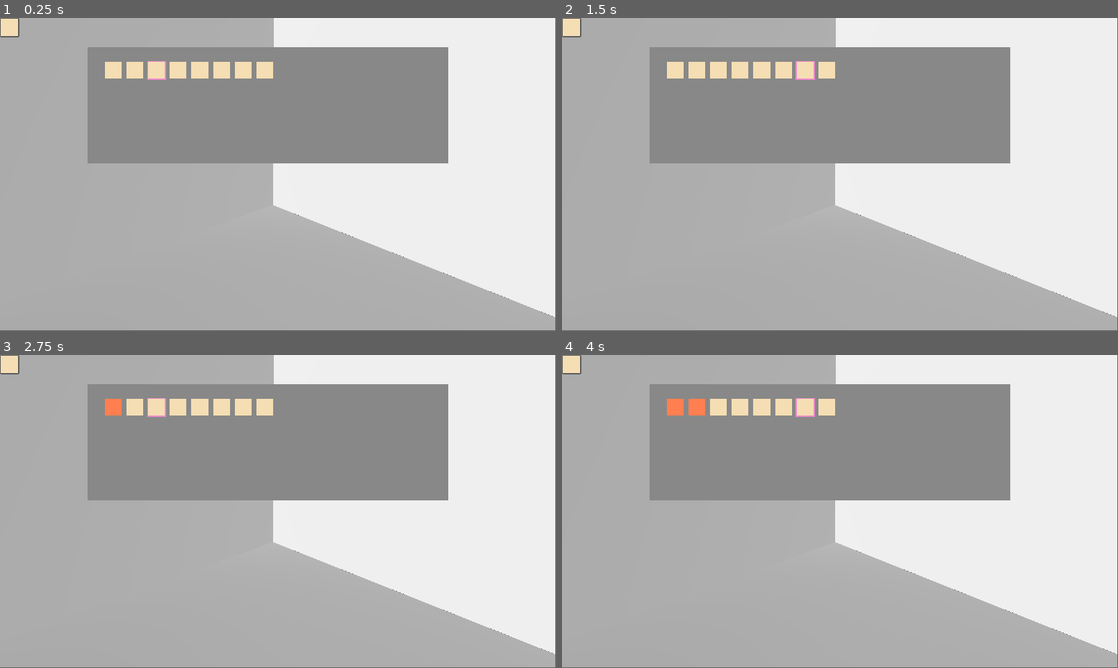
Above: before the commit, frames 1-4 (two rows, left to right).
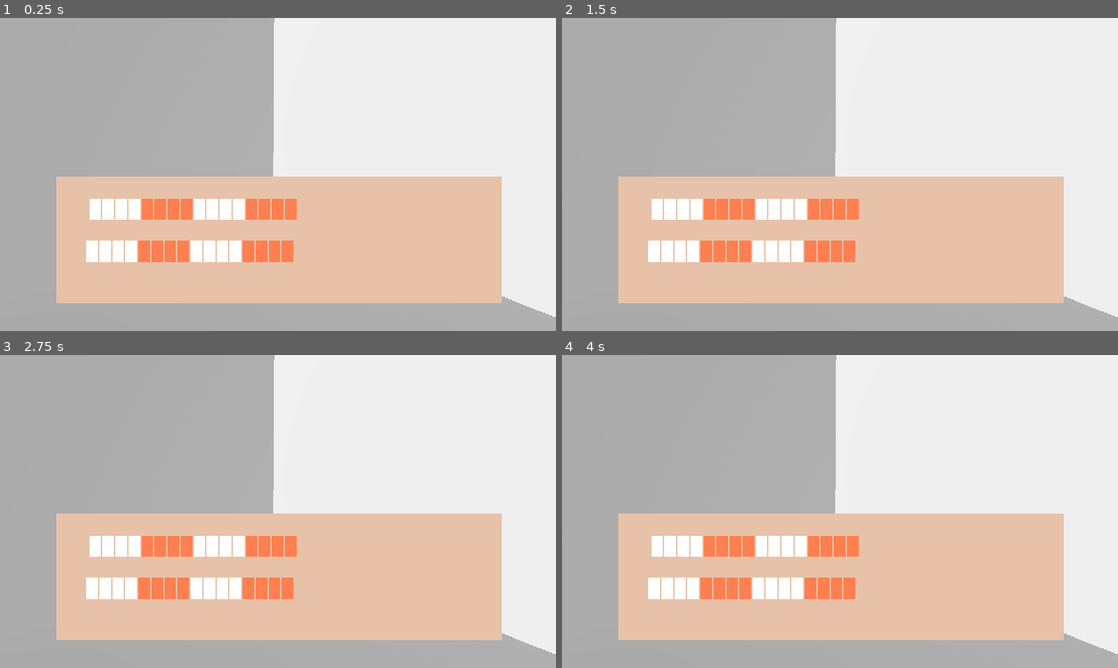
Above: after the commit, the same moments.

Repository: dgshanee/drum-xtreme
Game: Godot game, scene res://setting.tscn
Same seed, same stepped clock (60 frames per second), same inputs: the game is played once before the commit and once after it. The project has no main scene, so this scene is started directly.
Inputs (mouse positions are in pixels of both pictures, inside the frame that each line leads up to):
- Up to frame 1 (0.25 s): no input
- Up to frame 2 (1.5 s): tap Enter at 0.5 s; move the mouse to (667, 61) at 0.52 s; click (667, 61) at 0.67 s; tap Space at 1.25 s; move the mouse to (673, 71) at 1.27 s; click (673, 71) at 1.42 s
- Up to frame 3 (2.75 s): tap Enter at 2 s; move the mouse to (127, 398) at 2.02 s; click (127, 398) at 2.17 s
- Up to frame 4 (4 s): tap Space at 2.75 s; move the mouse to (695, 408) at 2.77 s; click (695, 408) at 2.92 s; tap Enter at 3.5 s; move the mouse to (706, 398) at 3.52 s; click (706, 398) at 3.67 s
In our replay, the window is 799x449 before the commit and 800x450 after it. These sizes can differ from the game's own. Grey fills any space a smaller window leaves; there, only what the larger window draws over its background counts as a difference.

The runs differ from the first frame. In frame 1, 57% of the frame differs, in the area x 0-100%, y 0-100%; in frame 2, 57%; in frame 3, 57%; in frame 4, 57%.

Commit message:
drum machine in beta

Diff:
--- /dev/null
+++ b/Editor.gd
@@ -0,0 +1,19 @@
+extends GridContainer
+
+const Notch = preload("res://Notch.tscn")
+
+@export var bars: int = 4
+
+@export var resource: Resource
+
+@export var arr: Array
+
+func _ready():
+	# draw notches
+	columns = bars * 4
+	for i in bars:
+		for j in range(4):
+			var notch = Notch.instantiate()
+			notch.setup((i + 1) % 2 == 0)
+			add_child(notch)
+			arr.append(notch)
--- /dev/null
+++ b/Editor.tscn
@@ -0,0 +1,13 @@
+[gd_scene load_steps=2 format=3 uid="uid://dhrr2be82k80p"]
+
+[ext_resource type="Script" path="res://editor.gd" id="1_ukudj"]
+
+[node name="Editor" type="GridContainer"]
+offset_left = -1.0
+offset_top = -1.0
+offset_right = 1389.0
+offset_bottom = 187.0
+theme_override_constants/h_separation = 45
+script = ExtResource("1_ukudj")
+bars = null
+arr = null
--- /dev/null
+++ b/Notch.gd
@@ -0,0 +1,27 @@
+extends Panel
+
+@export var active: bool = false
+
+@onready var color: ColorRect = $color
+
+var even: bool
+
+func setup(even_bar: bool):
+	even = even_bar
+
+func _ready():
+	if (even):
+		color.color = Color.CORAL
+	color.connect("gui_input", _on_gui_input)
+
+func _process(_delta: float):
+	if (active):
+		color.color = Color.YELLOW
+	else:
+		color.color = Color.CORAL if even else Color.WHITE
+
+
+func _on_gui_input(event: InputEvent):
+	if event is InputEventMouseButton:
+		if !event.pressed:
+			active = !active
--- a/UI.tscn
+++ b/UI.tscn
@@ -1,7 +1,9 @@
-[gd_scene load_steps=3 format=3 uid="uid://s03bt1njl04r"]
+[gd_scene load_steps=5 format=3 uid="uid://rgkyvd01mp4r"]
 
-[ext_resource type="Script" path="res://drum_roll.gd" id="1_kp6py"]
-[ext_resource type="PackedScene" uid="uid://duxnmj6k6phes" path="res://drum_panel.tscn" id="2_fm6mv"]
+[ext_resource type="PackedScene" uid="uid://dhrr2be82k80p" path="res://Editor.tscn" id="1_4xdah"]
+[ext_resource type="Script" path="res://drum_editor.gd" id="1_rmmlu"]
+[ext_resource type="AudioStream" uid="uid://dvt6y47kyh2hy" path="res://assets/kick.wav" id="3_osk8o"]
+[ext_resource type="AudioStream" uid="uid://87kbxj5p0qgk" path="res://assets/snare.wav" id="4_8x7le"]
 
 [node name="Control" type="Control"]
 layout_mode = 3
@@ -11,47 +13,41 @@
 grow_horizontal = 2
 grow_vertical = 2
 
-[node name="ColorRect" type="ColorRect" parent="."]
+[node name="drum_editor" type="Panel" parent="." node_paths=PackedStringArray("kick_editor", "snare_editor")]
 layout_mode = 1
-anchors_preset = -1
-anchor_right = 1.0
+anchors_preset = 7
+anchor_left = 0.5
+anchor_top = 1.0
+anchor_right = 0.5
 anchor_bottom = 1.0
-offset_left = 182.0
-offset_top = 60.0
-offset_right = -222.0
-offset_bottom = -346.0
-color = Color(0.535023, 0.535023, 0.535023, 1)
+offset_left = -766.0
+offset_top = -532.0
+offset_right = 769.0
+offset_bottom = -99.0
+grow_horizontal = 2
+grow_vertical = 0
+script = ExtResource("1_rmmlu")
+kick_editor = NodePath("kick")
+snare_editor = NodePath("snare")
 
-[node name="drum_roll" type="GridContainer" parent="."]
+[node name="ColorRect" type="ColorRect" parent="drum_editor"]
 layout_mode = 0
-offset_left = 215.0
-offset_top = 89.0
-offset_right = 894.0
-offset_bottom = 129.0
-theme_override_constants/h_separation = 45
-columns = 9
-script = ExtResource("1_kp6py")
+offset_right = 1540.0
+offset_bottom = 435.0
+color = Color(0.905465, 0.759902, 0.659064, 1)
 
-[node name="Panel" parent="drum_roll" instance=ExtResource("2_fm6mv")]
-layout_mode = 2
+[node name="kick" parent="drum_editor" instance=ExtResource("1_4xdah")]
+layout_mode = 0
+offset_left = 115.0
+offset_top = 76.0
+offset_right = 1406.0
+offset_bottom = 195.0
+resource = ExtResource("3_osk8o")
 
-[node name="Panel2" parent="drum_roll" instance=ExtResource("2_fm6mv")]
-layout_mode = 2
-
-[node name="Panel3" parent="drum_roll" instance=ExtResource("2_fm6mv")]
-layout_mode = 2
-
-[node name="Panel4" parent="drum_roll" instance=ExtResource("2_fm6mv")]
-layout_mode = 2
-
-[node name="Panel5" parent="drum_roll" instance=ExtResource("2_fm6mv")]
-layout_mode = 2
-
-[node name="Panel6" parent="drum_roll" instance=ExtResource("2_fm6mv")]
-layout_mode = 2
-
-[node name="Panel7" parent="drum_roll" instance=ExtResource("2_fm6mv")]
-layout_mode = 2
-
-[node name="Panel8" parent="drum_roll" instance=ExtResource("2_fm6mv")]
-layout_mode = 2
+[node name="snare" parent="drum_editor" instance=ExtResource("1_4xdah")]
+layout_mode = 0
+offset_left = 104.0
+offset_top = 221.0
+offset_right = 1432.0
+offset_bottom = 320.0
+resource = ExtResource("4_8x7le")
--- a/color_rect.gd
+++ /dev/null
@@ -1,19 +0,0 @@
-extends ColorRect
-
-@export var active: bool = false
-
-# Called when the node enters the scene tree for the first time.
-func _ready():
-	pass
-
-# Called every frame. 'delta' is the elapsed time since the previous frame.
-func _process(_delta: float):
-	if (active):
-		color = Color.CORAL
-	else:
-		color = Color.WHEAT
-
-func _on_gui_input(event: InputEvent):
-	if event is InputEventMouseButton:
-		if event.button_index == MOUSE_BUTTON_LEFT and event.pressed == false:
-			active = !active
--- /dev/null
+++ b/drum_editor.gd
@@ -0,0 +1,50 @@
+extends Panel
+
+@export var kick_editor: GridContainer
+@export var snare_editor: GridContainer
+
+@export var BPM = 140
+
+var timer: Timer
+
+var metronome: AudioStreamPlayer
+var metronome_time: float = 0.0
+
+var kick: AudioStreamPlayer
+var snare: AudioStreamPlayer
+
+func _ready():
+    # make timer
+    timer = Timer.new()
+    add_child(timer)
+    timer.wait_time = 60 / float(BPM * 4)
+    timer.connect("timeout", _on_timer_timeout)
+    timer.start()
+
+    # make metronome
+    metronome = AudioStreamPlayer.new()
+    add_child(metronome)
+    metronome.stream = load("res://assets/metronome.wav")
+
+    # init kick
+    kick = AudioStreamPlayer.new()
+    add_child(kick)
+    kick.stream = kick_editor.resource
+
+    #init snare
+    snare = AudioStreamPlayer.new()
+    add_child(snare)
+    snare.stream = snare_editor.resource
+
+
+func _on_timer_timeout():
+    if (kick_editor.arr[metronome_time].active):
+        kick.play()
+
+    if (snare_editor.arr[metronome_time].active):
+        snare.play()
+    metronome_time += 1
+    if (metronome_time >= kick_editor.bars * 4):
+        metronome_time = 0
+    if (fmod(metronome_time, 4) == 1.0):
+        metronome.play()
--- a/drum_panel.gd
+++ /dev/null
@@ -1,13 +0,0 @@
-extends Panel
-
-@export var border_active: bool = false
-
-@export var active: bool = false
-
-@onready var color_rect: ColorRect = $ColorRect
-
-@export var border: ColorRect
-
-func _process(delta: float):
-    border.visible = border_active
-    active = color_rect.active
--- a/drum_panel.tscn
+++ /dev/null
@@ -1,33 +0,0 @@
-[gd_scene load_steps=4 format=3 uid="uid://duxnmj6k6phes"]
-
-[ext_resource type="Script" path="res://drum_panel.gd" id="1_dmhc7"]
-[ext_resource type="Script" path="res://color_rect.gd" id="1_ls6e1"]
-[ext_resource type="Script" path="res://border.gd" id="2_g3wb8"]
-
-[node name="Panel" type="Panel" node_paths=PackedStringArray("border")]
-offset_right = 40.0
-offset_bottom = 40.0
-mouse_default_cursor_shape = 2
-script = ExtResource("1_dmhc7")
-border_active = null
-active = null
-border = NodePath("border")
-
-[node name="border" type="ColorRect" parent="."]
-layout_mode = 0
-offset_right = 40.0
-offset_bottom = 40.0
-color = Color(0.928407, 0.545392, 0.798589, 1)
-script = ExtResource("2_g3wb8")
-
-[node name="ColorRect" type="ColorRect" parent="."]
-layout_mode = 0
-offset_left = 2.0
-offset_top = 2.0
-offset_right = 37.0
-offset_bottom = 37.0
-mouse_default_cursor_shape = 2
-script = ExtResource("1_ls6e1")
-
-[connection signal="gui_input" from="." to="." method="_on_gui_input"]
-[connection signal="gui_input" from="ColorRect" to="ColorRect" method="_on_gui_input"]
--- a/drum_roll.gd
+++ /dev/null
@@ -1,62 +0,0 @@
-extends GridContainer
-
-
-# Called every frame. 'delta' is the elapsed time since the previous frame.
-
-@onready var children = get_children()
-
-@export var bpm: float = 145
-
-var timer
-var counter = 0
-
-var beat_counter: Timer
-var metronome: AudioStreamPlayer
-var kick: AudioStreamPlayer
-
-func _ready():
-	# create timers
-	timer = Timer.new()
-	add_child(timer)
-	timer.wait_time = 60 / bpm
-	timer.connect("timeout", _on_timer_timeout)
-	timer.start()
-
-	beat_counter = Timer.new()
-	add_child(beat_counter)
-	beat_counter.wait_time = 60 / (bpm * 4)
-	beat_counter.connect("timeout", _on_bc_timeout)
-	beat_counter.start()
-
-	# create metronome
-	metronome = AudioStreamPlayer.new()
-	metronome.stream = load("res://assets/metronome.wav")
-	add_child(metronome)
-
-	# create kick
-	kick = AudioStreamPlayer.new()
-	kick.stream = load("res://assets/kick.wav")
-	add_child(kick)
-
-var encounter = false
-
-func _process(_delta: float):
-	children[counter].border_active = true
-
-	if (counter != 0):
-		children[counter - 1].border_active = false
-	else:
-		children[len(children) - 1].border_active = false
-
-	if (children[counter].active and !encounter):
-		kick.play()
-		encounter = true
-
-func _on_timer_timeout():
-	metronome.play()
-
-func _on_bc_timeout():
-	counter += 1
-	if (counter >= len(children)):
-		counter = 0
-	encounter = false
--- /dev/null
+++ b/notch.tscn
@@ -0,0 +1,16 @@
+[gd_scene load_steps=2 format=3 uid="uid://bbrqfq55v2xgr"]
+
+[ext_resource type="Script" path="res://Notch.gd" id="1_sgpe5"]
+
+[node name="Panel" type="Panel"]
+offset_right = 40.0
+offset_bottom = 74.0
+script = ExtResource("1_sgpe5")
+
+[node name="color" type="ColorRect" parent="."]
+layout_mode = 0
+offset_right = 40.0
+offset_bottom = 73.0
+mouse_default_cursor_shape = 2
+
+[connection signal="gui_input" from="." to="." method="_on_gui_input"]
--- a/project.godot
+++ b/project.godot
@@ -15,3 +15,12 @@
 run/flush_stdout_on_print.debug=false
 run/max_fps=60
 config/icon="res://icon.svg"
+
+[display]
+
+window/size/viewport_width=1920
+window/size/viewport_height=1080
+window/size/mode=2
+window/stretch/mode="canvas_items"
+window/stretch/aspect="ignore"
+window/dpi/allow_hidpi=false
--- a/setting.tscn
+++ b/setting.tscn
@@ -1,14 +1,9 @@
-[gd_scene load_steps=4 format=3 uid="uid://bjab24eh5fs21"]
+[gd_scene load_steps=3 format=3 uid="uid://bjab24eh5fs21"]
 
-[ext_resource type="PackedScene" uid="uid://bc0e6ktxym4ep" path="res://assets/setting.glb" id="1_3utty"]
-[ext_resource type="PackedScene" uid="uid://s03bt1njl04r" path="res://UI.tscn" id="1_minex"]
-[ext_resource type="PackedScene" uid="uid://duxnmj6k6phes" path="res://drum_panel.tscn" id="2_3n6sd"]
+[ext_resource type="PackedScene" uid="uid://bc0e6ktxym4ep" path="res://setting.glb" id="1_3utty"]
+[ext_resource type="PackedScene" uid="uid://rgkyvd01mp4r" path="res://UI.tscn" id="1_minex"]
 
 [node name="Node3D" type="Node3D"]
-
-[node name="Control" parent="." instance=ExtResource("1_minex")]
-
-[node name="Panel" parent="." instance=ExtResource("2_3n6sd")]
 
 [node name="Camera3D" type="Camera3D" parent="."]
 transform = Transform3D(0.710882, -0.149173, 0.687309, 0.0107689, 0.979442, 0.20144, -0.703228, -0.135798, 0.697874, 1.72953, 3.17674, 1.45224)
@@ -18,3 +13,5 @@
 
 [node name="DirectionalLight3D" type="DirectionalLight3D" parent="."]
 transform = Transform3D(0.925263, -0.00169155, 0.379323, -0.144928, 0.92255, 0.357629, -0.350549, -0.385875, 0.853356, 0, 4.2386, 0)
+
+[node name="Control" parent="." instance=ExtResource("1_minex")]
Binary file added: assets/polka_dot.png
Not shown, added: assets/polka_dot.png.import
Not shown, added: assets/snare.wav.import
Renamed: assets/setting.glb -> setting.glb
Not shown, changed: setting.glb.import
Not shown, added: assets/snare.wav
